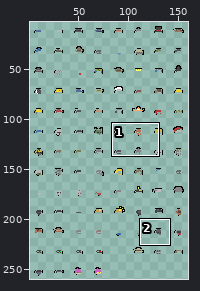
Two states of a sprite sheet, gfx/RetroDays+Tileset/hats_female.png. The picture above shows the old version from afar; the outline marks the close-up.
Close-up. Before the edit:
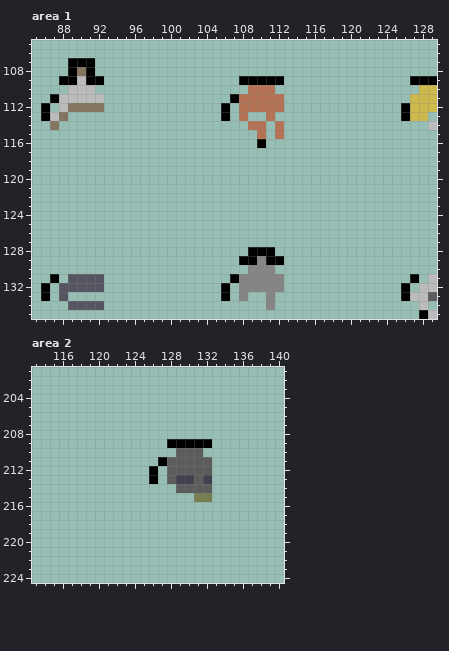
The file is 160x260 pixels. Colours within 5 levels of each other are drawn and written as one. Shown: area 1: x 85..129, y 105..135; area 2: x 113..140, y 201..224. The wide view leaves out empty margins.
After the commit:
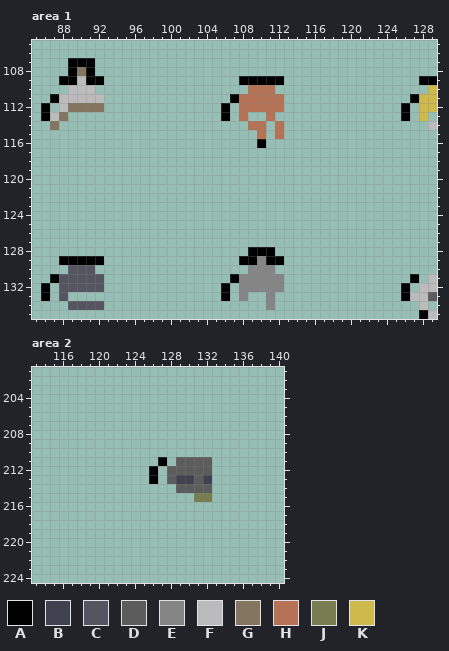
Palette (. is transparent): A #000000  B #40414f  C #545560  D #5c5c5c  E #858585  F #bbbbbb  G #83755f  H #b67254  J #777d51  K #ceb94c
Difference:
Changed rows in their new state; - is an unchanged pixel.
Area 1:
first column x 127:
109 .-
110 -.
111 A-
112 .-
113 .-
first column x 88:
129 AAAAA
130 -CCC-
131 C----
Area 2:
first column x 128:
209 .....
210 -...-
211 .----
Pixel boxes of the changes (left, top, right, bottom) in both close-ups:
changed: (410, 76, 428, 121)
added: (59, 256, 104, 283)
erased: (167, 439, 212, 466)
